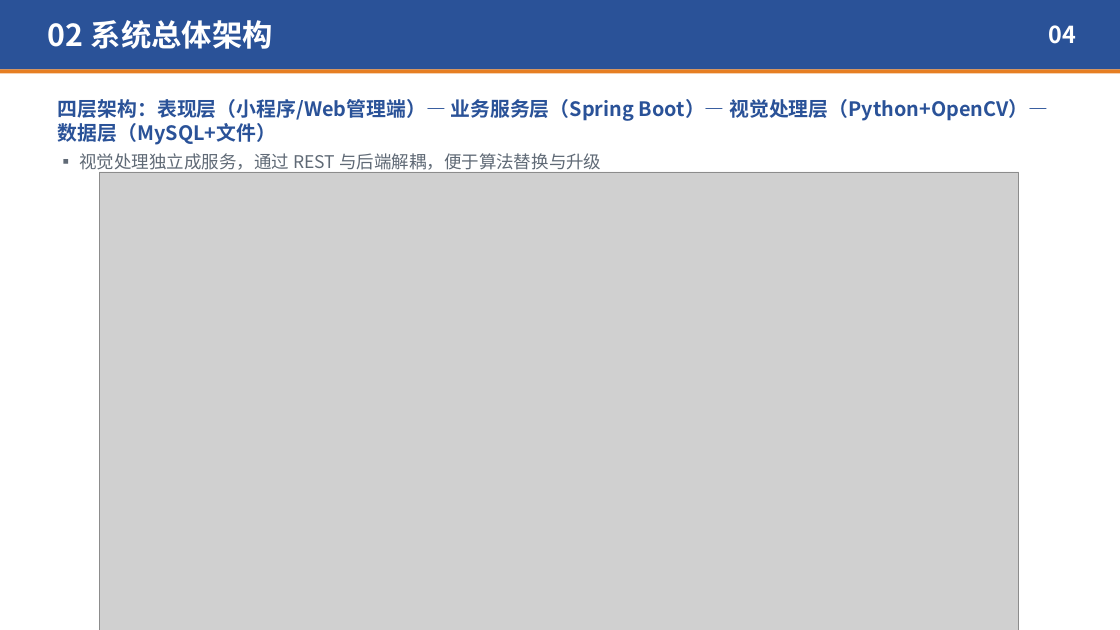
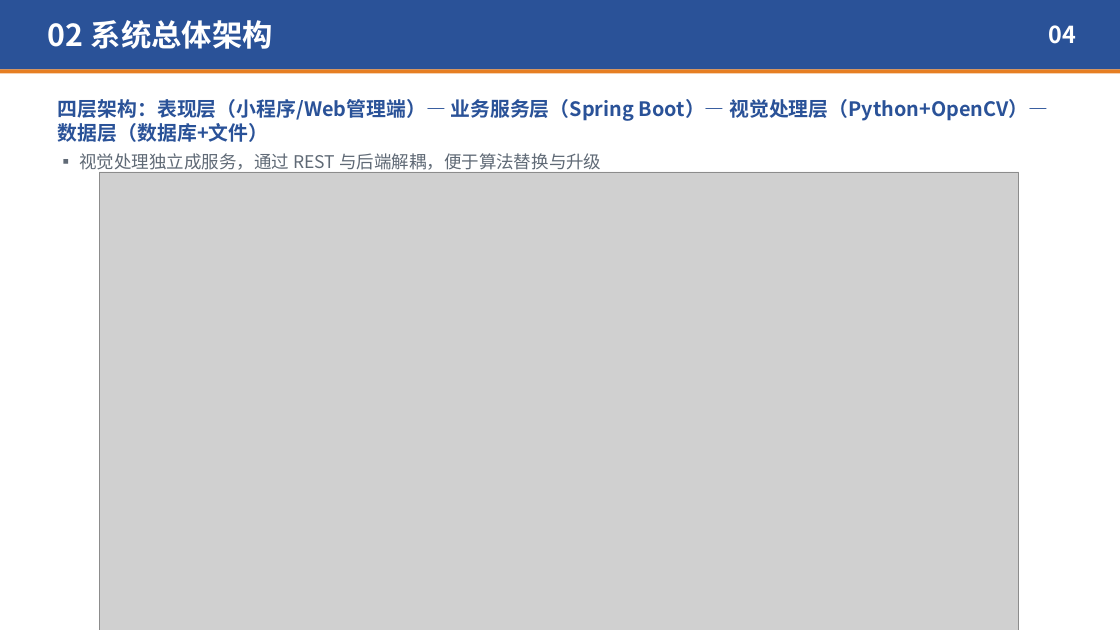
Before and after one commit to Aiden-crazy/object-tracking, a slide deck: slide 4 of 03-答辩PPT/综合实践III答辩PPT-单目标跟踪系统.pptx. Drawn at 1120x630 pixels with LibreOffice and Linux fonts; fonts in the diff are those of the drawing; grey boxes stand for pictures. Boxes give left, top, right and bottom in pixels: in the first picture for what was removed or moved away, otherwise in the second. Text is boxed around its words. In the diff, an @@ line names an element or a change of style, - is before the commit and + after.

```diff
--- a/03-答辩PPT/综合实践III答辩PPT-单目标跟踪系统.pptx
+++ b/03-答辩PPT/综合实践III答辩PPT-单目标跟踪系统.pptx
@@ text at box(58, 99, 1048, 142): text changed @@
-四层架构：表现层（小程序/Web管理端）— 业务服务层（Spring Boot）— 视觉处理层（Python+OpenCV）— 数据层（MySQL+文件）
+四层架构：表现层（小程序/Web管理端）— 业务服务层（Spring Boot）— 视觉处理层（Python+OpenCV）— 数据层（数据库+文件）
```
Also in this commit, not shown: 10 other slides changed, 37 other files.
